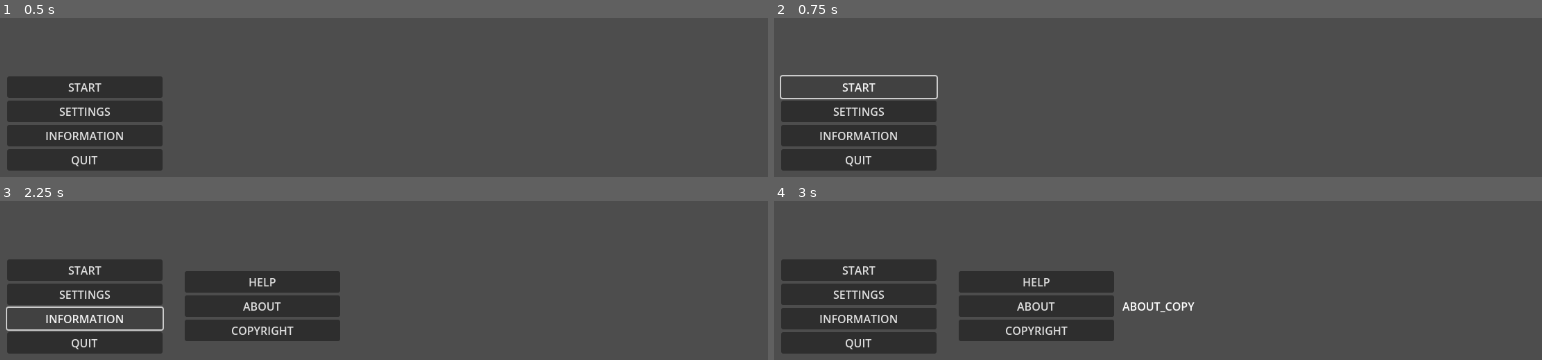
Above: before the commit, frames 1-4 (two rows, left to right).
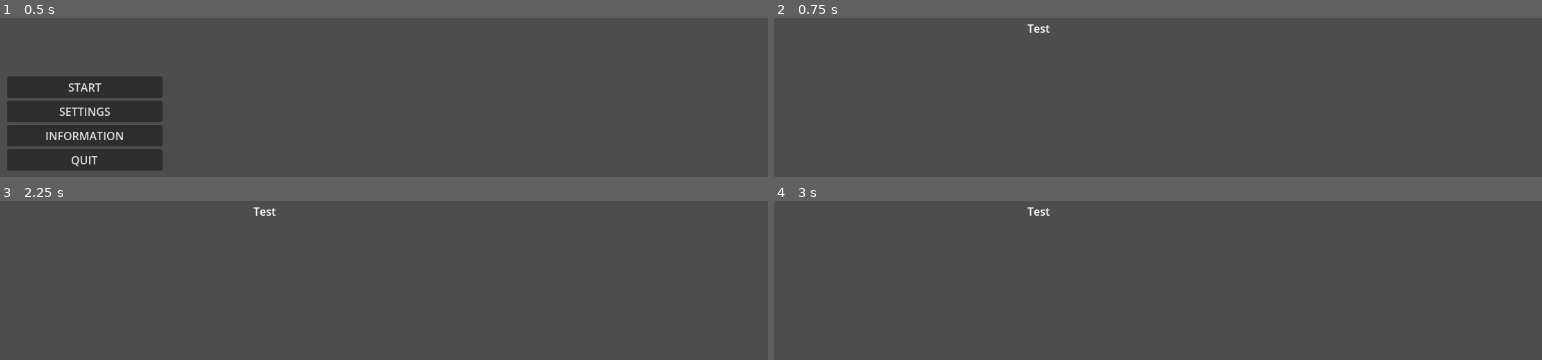
Above: after the commit, the same moments.

Repository: gshadows/Defence-of-Five
Game: Godot game, scene res://main.tscn
The game is run twice, just before and just after one commit, with the same random seed, the same clock (stepped at 60 frames per second) and the same inputs.
Inputs (mouse positions are in pixels of both pictures, inside the frame that each line leads up to):
- Up to frame 1 (0.5 s): no input
- Up to frame 2 (0.75 s): click "START" at 0.5 s
- Up to frame 3 (2.25 s): click (84, 269) at 1.25 s, where only the run before the commit has a clickable "START"; click (84, 318) at 2 s, where only the run before the commit has a clickable "INFORMATION"
- Up to frame 4 (3 s): click (1035, 329) at 2.75 s, where only the run before the commit has a clickable "COPYRIGHT"

Frame 1 is identical in both runs. In frame 2, 8.4% of the frame differs, in the area x 0-36%, y 3-96%; in frame 3, 17%; in frame 4, 19%, in the area x 0-55%, y 3-96%.

Commit message:
Menu fixes.

Diff:
--- /dev/null
+++ b/default_bus_layout.tres
@@ -0,0 +1,15 @@
+[gd_resource type="AudioBusLayout" format=3 uid="uid://xis67s2lssik"]
+
+[resource]
+bus/1/name = &"SFX"
+bus/1/solo = false
+bus/1/mute = false
+bus/1/bypass_fx = false
+bus/1/volume_db = 0.0
+bus/1/send = &"Master"
+bus/2/name = &"Music"
+bus/2/solo = false
+bus/2/mute = false
+bus/2/bypass_fx = false
+bus/2/volume_db = 0.0
+bus/2/send = &"Master"
--- a/main.gd
+++ b/main.gd
@@ -12,6 +12,7 @@
 	Game.paused.connect(_on_paused)
 	Game.started.connect(_on_started)
 	Game.pause()
+	menu.quit.connect(func(): get_tree().quit(0))
 
 
 func _on_paused():
--- /dev/null
+++ b/ui/defence_prepare.tscn
@@ -0,0 +1,22 @@
+[gd_scene format=3 uid="uid://dnqcsnrv4k6fe"]
+
+[node name="DefencePrepare" type="Control"]
+layout_mode = 3
+anchors_preset = 15
+anchor_right = 1.0
+anchor_bottom = 1.0
+grow_horizontal = 2
+grow_vertical = 2
+
+[node name="Label" type="Label" parent="."]
+layout_mode = 1
+anchors_preset = -1
+anchor_left = 0.017
+anchor_top = 0.018
+anchor_right = 0.017
+anchor_bottom = 0.018
+offset_left = 367.416
+offset_top = 163.336
+offset_right = 726.416
+offset_bottom = 275.336
+text = "Test"
--- a/ui/menu.gd
+++ b/ui/menu.gd
@@ -1,6 +1,5 @@
 extends HSplitContainer
 
-signal start
 signal quit
 
 @onready var _sndClick = preload("res://audio/MenuClick - 448080__breviceps__wet-click.wav")
@@ -22,7 +21,12 @@
 @onready var _but_start := %ButtonStart
 @onready var _but_cont := %ButtonContinue
 
-@onready var _player := $AudioStreamPlayer
+@onready var _sfx := $MenuSFX
+@onready var _music := $MenuMusic
+
+
+func _ready():
+	show_main()
 
 
 func show_main():
@@ -30,6 +34,7 @@
 	_main.visible = true
 	_but_start.visible = not Game.active
 	_but_cont.visible = Game.active
+	_music.play()
 
 
 func _hide_subs():
@@ -47,25 +52,33 @@
 
 
 func _play_click():
-	_player.stream = _sndClick
-	_player.play()
+	_sfx.stream = _sndClick
+	_sfx.play()
 
 func _play_hover():
-	_player.stream = _sndHover
-	_player.play()
+	_sfx.stream = _sndHover
+	_sfx.play()
 
 
 func _on_button_start_pressed():
-	_play_click()
-	start.emit()
+	_prepare_start()
+	var node = load("res://ui/defence_prepare.tscn").instantiate()
+	add_sibling(node)
 
 func _on_button_continue_pressed():
+	_prepare_start()
+
+func _prepare_start():
+	_music.stop()
 	_play_click()
 	visible = false
-	start.emit()
+	await get_tree().create_timer(0.2).timeout
+	Game.start()
 
 func _on_button_quit_pressed():
-	_play_click()
+	_music.stop()
+	_play_click()
+	await get_tree().create_timer(0.2).timeout
 	quit.emit()
 
 func _on_button_settings_pressed():
--- a/ui/menu.tscn
+++ b/ui/menu.tscn
@@ -116,7 +116,6 @@
 
 [node name="SettingsAudio" type="VBoxContainer" parent="RightMiddleSide/RightSide"]
 unique_name_in_owner = true
-visible = false
 layout_mode = 2
 size_flags_vertical = 4
 alignment = 1
@@ -135,6 +134,8 @@
 layout_mode = 2
 size_flags_horizontal = 3
 size_flags_vertical = 1
+max_value = 2.0
+step = 0.01
 
 [node name="SfxGroup" type="HBoxContainer" parent="RightMiddleSide/RightSide/SettingsAudio"]
 layout_mode = 2
@@ -150,6 +151,8 @@
 layout_mode = 2
 size_flags_horizontal = 3
 size_flags_vertical = 1
+max_value = 2.0
+step = 0.01
 
 [node name="MusicGroup" type="HBoxContainer" parent="RightMiddleSide/RightSide/SettingsAudio"]
 layout_mode = 2
@@ -165,6 +168,8 @@
 layout_mode = 2
 size_flags_horizontal = 3
 size_flags_vertical = 1
+max_value = 2.0
+step = 0.01
 
 [node name="SettingsGame" type="VBoxContainer" parent="RightMiddleSide/RightSide"]
 unique_name_in_owner = true
@@ -210,6 +215,7 @@
 
 [node name="AboutHelp" type="VBoxContainer" parent="RightMiddleSide/RightSide"]
 unique_name_in_owner = true
+visible = false
 layout_mode = 2
 size_flags_vertical = 4
 alignment = 1
@@ -249,7 +255,11 @@
 text = "ABOUT_COPY"
 fit_content = true
 
-[node name="AudioStreamPlayer" type="AudioStreamPlayer" parent="."]
+[node name="MenuSFX" type="AudioStreamPlayer" parent="."]
+bus = &"SFX"
+
+[node name="MenuMusic" type="AudioStreamPlayer" parent="."]
+bus = &"Music"
 
 [connection signal="mouse_entered" from="LeftPanel/MainMenu/ButtonStart" to="." method="_play_hover"]
 [connection signal="pressed" from="LeftPanel/MainMenu/ButtonStart" to="." method="_on_button_start_pressed"]
--- a/utils/simple_json.gd
+++ b/utils/simple_json.gd
@@ -15,11 +15,11 @@
 
 static func load_from_string(obj, json:String):
 	var test_json_conv = JSON.new()
-	if not test_json_conv.parse(json):
-		printerr("Invalid JSON format")
+	var error = test_json_conv.parse(json)
+	if error:
+		printerr("Invalid JSON format: ", error)
 		return
-	#var result = test_json_conv.get_data()
-	var dict = test_json_conv.get_data() #result.result
+	var dict = test_json_conv.get_data()
 	if not dict is Dictionary:
 		printerr("Invalid JSON format: dictionary expected")
 		return
